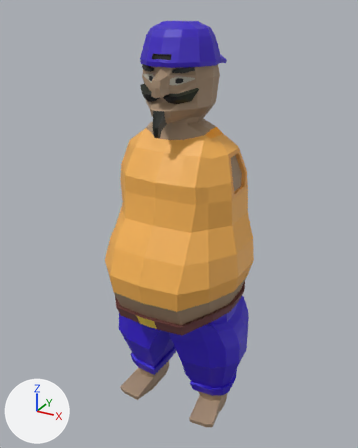
One commit to the FBX model HayMaker/Assets/1.Models/Player/Hero_V1.fbx: the scene before it, then after it.
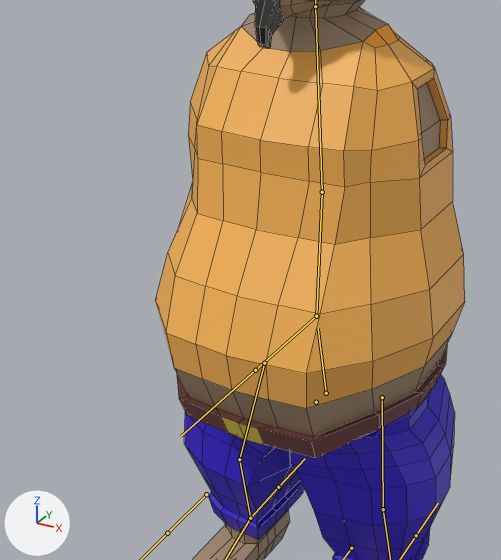
Each version is shown whole from a camera (50 mm lens) standing at (2.05, -3.8, 3.89) and looking at (-0.01, -0.04, 2.01), then close up on the part from 8% to 76% of the width and 26% to 86% of the height. Every picture has the same lights, and +X, +Y and +Z are marked at lower left. Both versions are drawn at frame 1 of the action 'Armature|Idle'; the numbers are the values there. The bones that bend it are drawn over the model as lines in the close-ups. The close-ups show mesh edges as thin lines.

Names of what the first close-up shows: 'Sergio'.
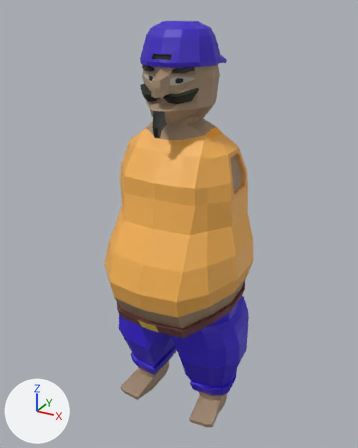
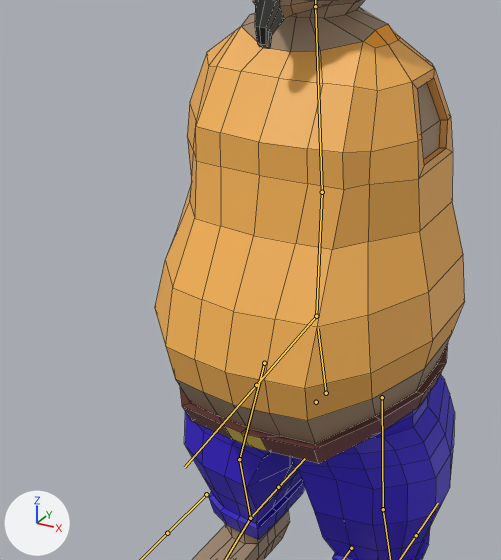
Commit message: fix animation hero

Where the change shows, as pixel boxes [x1, y1, x2, y2] in the close-ups (501 x 560 px):
```json
{"object": "Sergio", "change": "posed", "before": [155, 0, 465, 560], "after": [155, 0, 465, 560]}
{"bone": "Bone.004", "before": "(316, 316) to (255, 370)", "after": "(316, 316) to (256, 385)"}
```

Scene script edits in JSON lines:
```json
{"block": "bone_bone_004", "where": "bone_bone_004 = bpy.data.objects['Armature'].pose.bones['Bone.004']  # child of 'Pelvis'"}
{"op": "set", "path": "bone_bone_004.rotation_quaternion", "old": "(1.0, 0.0, 0.0, 0.0)", "new": "(0.997, -0.071, 0.0, 0.0)", "note": "degrees (0, 0, 0) -> degrees (-8, 0, 0)"}
```
